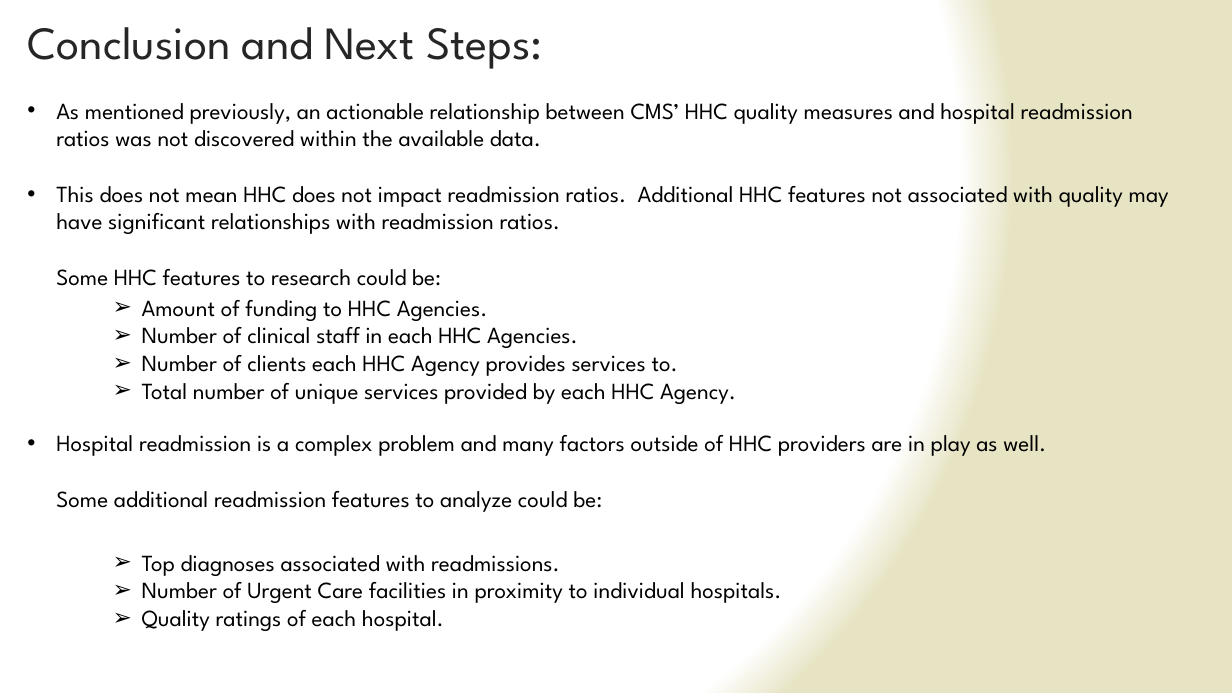
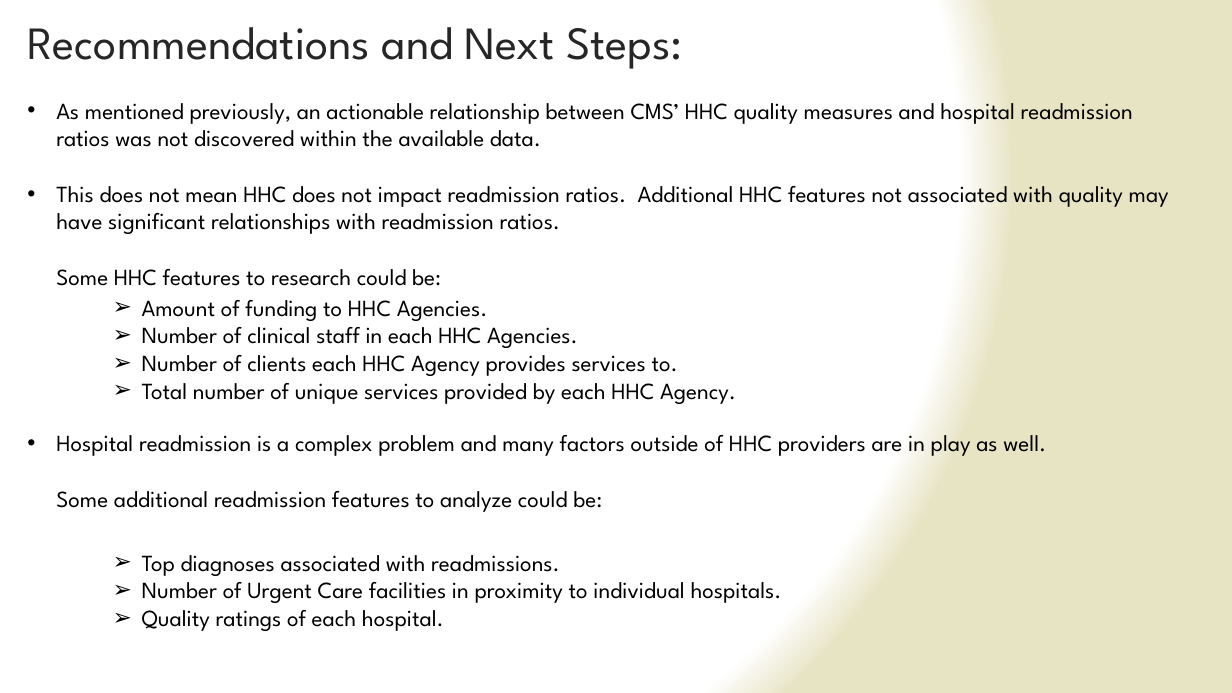
Before and after one commit to jsking751/Capstone_1, a slide deck: slide 10 of Capstone_1_Slide_Deck.pptx. Drawn at 1232x693 pixels with LibreOffice and Linux fonts; fonts in the diff are those of the drawing. Boxes give left, top, right and bottom in pixels: in the first picture for what was removed or moved away, otherwise in the second. Text is boxed around its words. In the diff, an @@ line names an element or a change of style, - is before the commit and + after.

```diff
--- a/Capstone_1_Slide_Deck.pptx
+++ b/Capstone_1_Slide_Deck.pptx
@@ title at box(28, 27, 682, 69): text changed @@
-Conclusion and Next Steps:
+Recommendations and Next Steps:
```
Also in this commit, not shown: 9 other slides changed.
